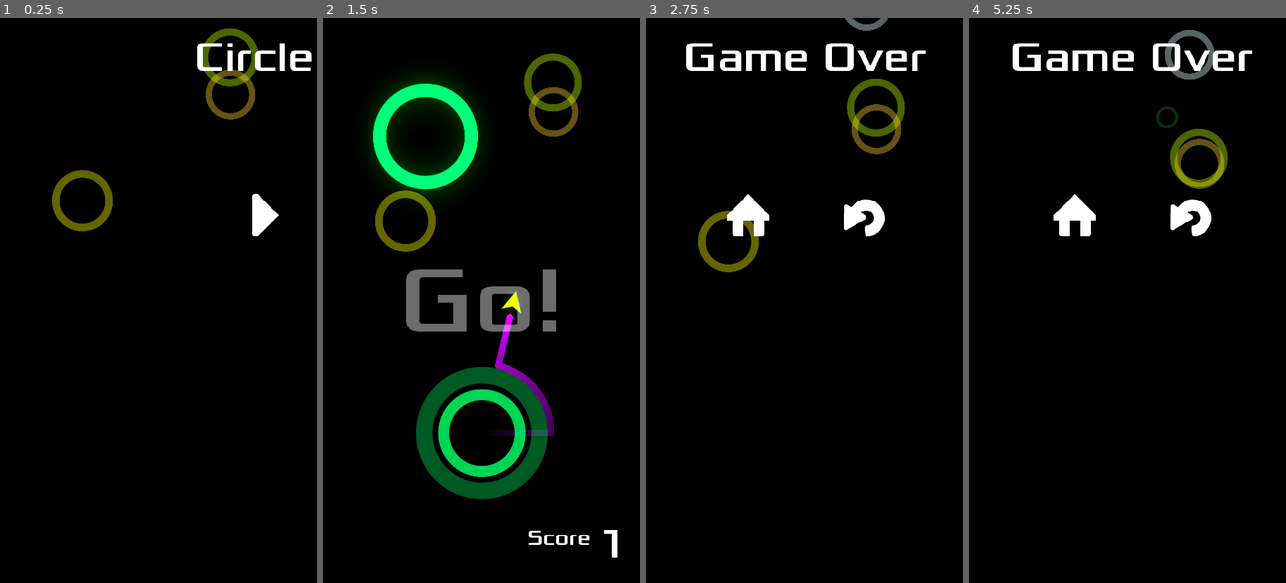
Above: before the commit, frames 1-4 (left to right).
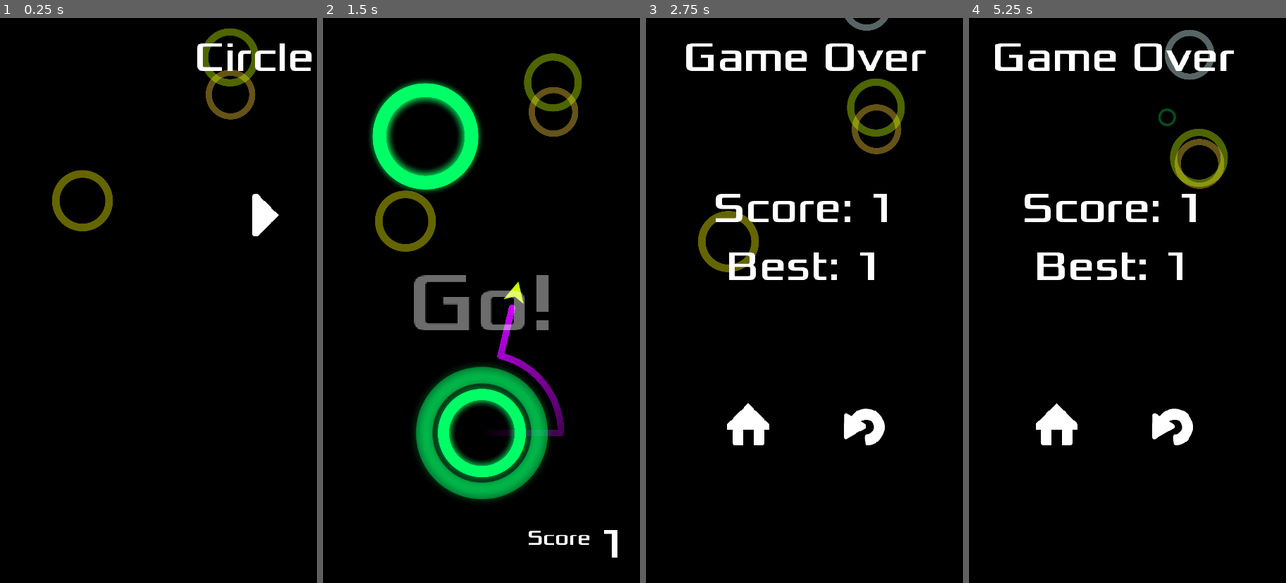
Above: after the commit, the same moments.

Repository: kidscancode/circle_jump
Game: Godot game, scene res://Main.tscn
Same seed, same stepped clock (60 frames per second), same inputs: the game is played once before the commit and once after it.
Inputs (mouse positions are in pixels of both pictures, inside the frame that each line leads up to; where the layout moved, square brackets give the same spot in the first picture):
- Up to frame 1 (0.25 s): no input
- Up to frame 2 (1.5 s): click (424, 215) at 0.5 s; move the mouse to (551, 272) at 1.27 s; hold Right (ui_right) from 1.28 s (still down); click (551, 272) at 1.42 s
- Up to frame 3 (2.75 s): move the mouse to (741, 328) at 2.02 s; release Right (ui_right) at 2.03 s; hold Down (ui_down) from 2.03 s (still down)
- Up to frame 4 (5.25 s): release Down (ui_down) at 2.75 s; click (1184, 424) [1184, 215] at 2.75 s; move the mouse to (1159, 176) at 3.52 s; hold Right (ui_right) 3.53-4.28 s; move the mouse to (1111, 413) at 4.27 s; hold Up (ui_up) 4.28-5.03 s; click (1111, 413) at 4.42 s; move the mouse to (1222, 385) at 5.02 s; hold Left (ui_left) from 5.03 s (still down)

The runs differ from the first frame. In frame 2, 11% of the frame differs, in the area x 15-76%, y 10-86%; in frame 3, 3.6%; in frame 4, 5.7%.

Commit message:
Part10 - GLES2 fixes and high score

Diff:
--- a/Main.gd
+++ b/Main.gd
@@ -5,10 +5,12 @@
 
 var player
 var score = 0 setget set_score
+var highscore = 0
 var level = 0
 
 func _ready():
 	randomize()
+	load_score()
 	$HUD.hide()
 
 func new_game():
@@ -50,8 +52,24 @@
 		$HUD.show_message("Level %s" % str(level))
 
 func _on_Jumper_died():
+	if score > highscore:
+		highscore = score
+		save_score()
 	get_tree().call_group("circles", "implode")
-	$Screens.game_over()
+	$Screens.game_over(score, highscore)
 	$HUD.hide()
 	if settings.enable_music:
 		$Music.stop()
+
+func load_score():
+	var f = File.new()
+	if f.file_exists(settings.score_file):
+		f.open(settings.score_file, File.READ)
+		highscore = f.get_var()
+		f.close()
+
+func save_score():
+	var f = File.new()
+	f.open(settings.score_file, File.WRITE)
+	f.store_var(highscore)
+	f.close()
--- a/Main.tscn
+++ b/Main.tscn
@@ -1,21 +1,10 @@
-[gd_scene load_steps=7 format=2]
+[gd_scene load_steps=6 format=2]
 
 [ext_resource path="res://Main.gd" type="Script" id=1]
 [ext_resource path="res://UI/Screens.tscn" type="PackedScene" id=2]
 [ext_resource path="res://UI/HUD.tscn" type="PackedScene" id=3]
 [ext_resource path="res://assets/audio/Music_Light-Puzzles.ogg" type="AudioStream" id=4]
 [ext_resource path="res://UI/Background.tscn" type="PackedScene" id=5]
-
-[sub_resource type="Environment" id=1]
-background_mode = 4
-glow_enabled = true
-glow_levels/1 = true
-glow_levels/2 = true
-glow_levels/4 = true
-glow_levels/5 = false
-glow_intensity = 0.37
-glow_blend_mode = 0
-glow_hdr_threshold = 0.64
 
 [node name="Main" type="Node"]
 script = ExtResource( 1 )
@@ -38,7 +27,4 @@
 stream = ExtResource( 4 )
 
 [node name="Background" parent="." instance=ExtResource( 5 )]
-
-[node name="WorldEnvironment" type="WorldEnvironment" parent="."]
-environment = SubResource( 1 )
 [connection signal="start_game" from="Screens" to="." method="new_game"]
--- a/UI/GameOverScreen.tscn
+++ b/UI/GameOverScreen.tscn
@@ -1,16 +1,41 @@
-[gd_scene load_steps=4 format=2]
+[gd_scene load_steps=5 format=2]
 
 [ext_resource path="res://UI/BaseScreen.tscn" type="PackedScene" id=1]
-[ext_resource path="res://assets/images/buttons/home.png" type="Texture" id=2]
-[ext_resource path="res://assets/images/buttons/return.png" type="Texture" id=3]
+[ext_resource path="res://assets/fonts/xolonium_64.tres" type="DynamicFont" id=2]
+[ext_resource path="res://assets/images/buttons/home.png" type="Texture" id=3]
+[ext_resource path="res://assets/images/buttons/return.png" type="Texture" id=4]
 
 [node name="GameOverScreen" instance=ExtResource( 1 )]
 
 [node name="Label" parent="MarginContainer/VBoxContainer" index="0"]
 text = "Game Over"
 
-[node name="Buttons" parent="MarginContainer/VBoxContainer" index="1"]
-margin_bottom = 328.0
+[node name="Scores" type="VBoxContainer" parent="MarginContainer/VBoxContainer" index="1"]
+margin_top = 228.0
+margin_right = 440.0
+margin_bottom = 394.0
+custom_constants/separation = 10
+
+[node name="Score" type="Label" parent="MarginContainer/VBoxContainer/Scores" index="0"]
+margin_right = 440.0
+margin_bottom = 78.0
+custom_fonts/font = ExtResource( 2 )
+text = "Score: 0"
+align = 1
+valign = 1
+
+[node name="Best" type="Label" parent="MarginContainer/VBoxContainer/Scores" index="1"]
+margin_top = 88.0
+margin_right = 440.0
+margin_bottom = 166.0
+custom_fonts/font = ExtResource( 2 )
+text = "Best: 0"
+align = 1
+valign = 1
+
+[node name="Buttons" parent="MarginContainer/VBoxContainer" index="2"]
+margin_top = 544.0
+margin_bottom = 644.0
 
 [node name="Home" type="TextureButton" parent="MarginContainer/VBoxContainer/Buttons" index="0" groups=[
 "buttons",
@@ -26,8 +51,8 @@
 margin_left = 257.0
 margin_right = 357.0
 margin_bottom = 100.0
-texture_normal = ExtResource( 3 )
+texture_normal = ExtResource( 4 )
 
-[node name="Buttons2" parent="MarginContainer/VBoxContainer" index="2"]
-margin_top = 478.0
-margin_bottom = 478.0
+[node name="Buttons2" parent="MarginContainer/VBoxContainer" index="3"]
+margin_top = 794.0
+margin_bottom = 794.0
--- a/UI/HUD.gd
+++ b/UI/HUD.gd
@@ -1,4 +1,7 @@
 extends CanvasLayer
+
+func _ready():
+	$Message.rect_pivot_offset = $Message.rect_size / 2
 
 func show_message(text):
 	$Message.text = text
--- a/UI/HUD.tscn
+++ b/UI/HUD.tscn
@@ -10,7 +10,7 @@
 font_data = ExtResource( 2 )
 
 [sub_resource type="DynamicFont" id=2]
-size = 64
+size = 69
 font_data = ExtResource( 2 )
 
 [sub_resource type="Animation" id=3]
@@ -58,7 +58,7 @@
 "values": [ true ]
 }
 tracks/1/type = "value"
-tracks/1/path = NodePath("Message:custom_fonts/font:size")
+tracks/1/path = NodePath("Message:modulate")
 tracks/1/interp = 1
 tracks/1/loop_wrap = true
 tracks/1/imported = false
@@ -67,10 +67,10 @@
 "times": PoolRealArray( 0, 0.75 ),
 "transitions": PoolRealArray( 1, 1 ),
 "update": 0,
-"values": [ 64, 200 ]
+"values": [ Color( 1, 1, 1, 1 ), Color( 1, 1, 1, 0 ) ]
 }
 tracks/2/type = "value"
-tracks/2/path = NodePath("Message:modulate")
+tracks/2/path = NodePath("Message:rect_scale")
 tracks/2/interp = 1
 tracks/2/loop_wrap = true
 tracks/2/imported = false
@@ -79,7 +79,7 @@
 "times": PoolRealArray( 0, 0.75 ),
 "transitions": PoolRealArray( 1, 1 ),
 "update": 0,
-"values": [ Color( 1, 1, 1, 1 ), Color( 1, 1, 1, 0 ) ]
+"values": [ Vector2( 1, 1 ), Vector2( 2, 2 ) ]
 }
 
 [node name="HUD" type="CanvasLayer"]
--- a/UI/Screens.gd
+++ b/UI/Screens.gd
@@ -46,5 +46,8 @@
 		current_screen.appear()
 		yield(current_screen.tween, "tween_completed")
 
-func game_over():
+func game_over(score, highscore):
+	var score_box = $GameOverScreen/MarginContainer/VBoxContainer/Scores
+	score_box.get_node("Score").text = "Score: %s" % score
+	score_box.get_node("Best").text = "Best: %s" % highscore
 	change_screen($GameOverScreen)
--- a/objects/Circle.gd
+++ b/objects/Circle.gd
@@ -5,7 +5,7 @@
 
 enum MODES {STATIC, LIMITED}
 
-var radius = 80
+var radius = 120
 var rotation_speed = 4
 var mode = MODES.STATIC
 var move_range = 0
@@ -29,10 +29,10 @@
 	$Sprite.material = $Sprite.material.duplicate()
 	$SpriteEffect.material = $Sprite.material
 	$CollisionShape2D.shape = $CollisionShape2D.shape.duplicate()
-	$CollisionShape2D.shape.radius = radius
+	$CollisionShape2D.shape.radius = radius - 25
 	var img_size = $Sprite.texture.get_size().x / 2
 	$Sprite.scale = Vector2(1, 1) * radius / img_size
-	orbit_position.position.x = radius + 25
+	orbit_position.position.x = radius
 	rotation_speed *= pow(-1, randi() % 2)
 	set_tween()
 
@@ -81,7 +81,7 @@
 
 func _draw():
 	if jumper:
-		var r = ((radius - 10) / num_orbits) * (1 + num_orbits - current_orbits)
+		var r = ((radius - 50) / num_orbits) * (1 + num_orbits - current_orbits)
 		draw_circle_arc_poly(Vector2.ZERO, r, orbit_start + PI/2,
 							$Pivot.rotation + PI/2, settings.theme["circle_fill"])
 
--- a/objects/Circle.tscn
+++ b/objects/Circle.tscn
@@ -1,7 +1,7 @@
 [gd_scene load_steps=11 format=2]
 
 [ext_resource path="res://objects/Circle.gd" type="Script" id=1]
-[ext_resource path="res://objects/color.shader" type="Shader" id=2]
+[ext_resource path="res://objects/circle_glow.shader" type="Shader" id=2]
 [ext_resource path="res://assets/images/circle1_n.png" type="Texture" id=3]
 [ext_resource path="res://assets/fonts/Xolonium-Regular.ttf" type="DynamicFontData" id=4]
 [ext_resource path="res://assets/audio/89.ogg" type="AudioStream" id=5]
@@ -9,6 +9,9 @@
 [sub_resource type="ShaderMaterial" id=1]
 shader = ExtResource( 2 )
 shader_param/color = Color( 0.266667, 1, 0, 1 )
+shader_param/speed = 0.0
+shader_param/radius = 0.282
+shader_param/width = 0.135
 
 [sub_resource type="CircleShape2D" id=2]
 radius = 128.501
--- /dev/null
+++ b/objects/circle_glow.shader
@@ -0,0 +1,16 @@
+shader_type canvas_item;
+
+uniform vec4 color : hint_color;
+uniform float speed : hint_range(0, 20);
+uniform float radius : hint_range(0, 1);
+uniform float width : hint_range(0, 1);
+
+void fragment() {
+	vec2 center = vec2(0.5);
+	float time = TIME * speed;
+	float rad = radius - 0.005 * sin(time);
+	float thickness = width + 0.05 * cos(time);
+	float dist = distance(UV, center);
+	COLOR.rgb = color.rgb;
+	COLOR.a = texture(TEXTURE, UV).a + smoothstep(thickness/2.0, 0.0, abs(dist - rad));
+}
--- /dev/null
+++ b/objects/circle_pulse.shader
@@ -0,0 +1,19 @@
+shader_type canvas_item;
+
+uniform vec4 color : hint_color;
+uniform float speed : hint_range(0, 20);
+uniform float ring_duration : hint_range(0, 50);
+uniform float brightness : hint_range(0, 2);
+uniform float fade : hint_range(0, 10);
+
+void fragment() {
+	vec2 center = vec2(0.5);
+	float l = distance(UV, center);
+	vec4 c = color;
+	vec4 nc = smoothstep(1.5, 6.5, fade * sin(l * ring_duration - speed * TIME) + brightness / l - vec4(0));
+	c.rgb = color.rgb + nc.rgb;
+	c.a = texture(TEXTURE, UV).a;
+	COLOR = c;
+
+
+}
--- a/project.godot
+++ b/project.godot
@@ -42,7 +42,9 @@
 
 [rendering]
 
+quality/driver/driver_name="GLES2"
 quality/intended_usage/framebuffer_allocation=0
 quality/intended_usage/framebuffer_allocation.mobile=0
+vram_compression/import_etc=true
 environment/default_environment="res://default_env.tres"
 quality/dynamic_fonts/use_oversampling=false
--- a/settings.gd
+++ b/settings.gd
@@ -1,5 +1,6 @@
 extends Node
 
+var score_file = "user://highscore.save"
 var enable_sound = true
 var enable_music = true
 
Not shown: 1 places in UI/GameOverScreen.tscn that only renumber resources
Binary file changed: assets/images/circle1_n.png
Not shown, changed: export_presets.cfg
